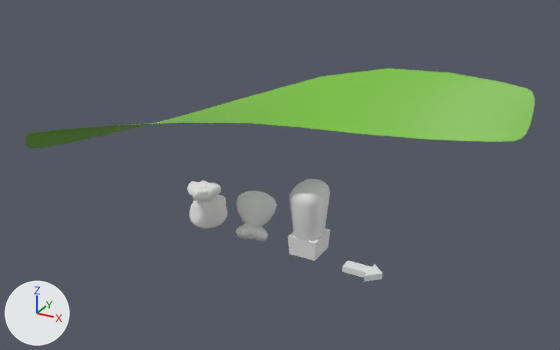
One commit to the Blender file etc/models.blend: the scene before it, then after it.
Both versions are drawn from a 50 mm camera at (10.0, -20.15, 12.78) aimed at (-0.1, -1.79, 3.6). Lighting does not change. The marker at lower left points along +X, +Y and +Z. The first picture is the older version.

The first picture shows 'Arrow', 'Base', 'Husk1', 'Kernal', 'Popped_0', 'Popped_1'.
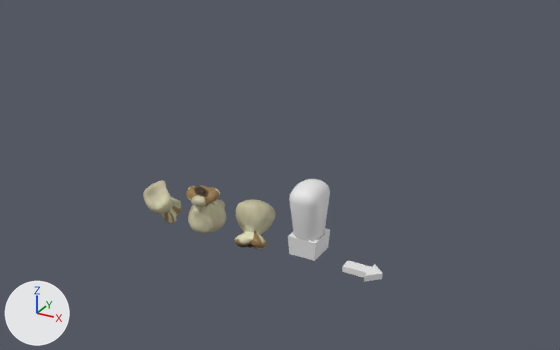
Boxes [x1, y1, x2, y2] around the edits, measured in the pictures (560 x 350 px):
'Husk1', deleted (green)
    before: [25, 68, 535, 149]
'Popped_0', recoloured, moved
    before: [236, 191, 277, 241]
    after: [235, 199, 275, 249]
'Popped_1', recoloured, moved
    before: [187, 181, 228, 229]
    after: [186, 185, 226, 233]
'Popped_2', added (beige)
    after: [143, 180, 181, 223]

Diff of the bpy script that builds the scene:
```diff
--- a/etc/models.blend.py
+++ b/etc/models.blend.py
@@ img_kernal_texture_png @@
+img_kernal_texture_png = load_image('kernal-texture.png', 'kernal-texture.png', 512, 512, 'sRGB')
@@ mat_poppedkernals @@
+mat_poppedkernals = principled_material('poppedkernals')
+mat_poppedkernals.texture = img_kernal_texture_png
@@ me_object_0_003 @@
 # used by ob_popped_0; location = (-2.0, 0.0, 1.4)
-me_object_0_003.from_pydata(...)  # 853 vertices, 1698 faces; spans x -0.66..0.73, y -1.06..0.65, z -1.19..0.57
+me_object_0_003.from_pydata(...)  # 853 vertices, 1698 faces; spans x -0.76..0.63, y -1.06..0.65, z -1.06..0.7
+# edits to the shape of me_object_0_003 do not show in these pictures
+me_object_0_003.materials.append(mat_poppedkernals)  # picture img_kernal_texture_png
@@ me_object_0_001 @@
 # used by ob_popped_1; location = (-4.0, 0.0, 0.62)
-me_object_0_001.from_pydata(...)  # 853 vertices, 1698 faces; spans x -0.72..0.65, y -0.68..0.87, z -0.48..1.16
+me_object_0_001.from_pydata(...)  # 853 vertices, 1698 faces; spans x -0.72..0.65, y -0.76..0.79, z -0.62..1.02
+# me_object_0_001 part 1: the whole mesh is moved by (0.0, -0.09, -0.14)
+me_object_0_001.materials.append(mat_poppedkernals)  # picture img_kernal_texture_png
@@ me_object_0_002 @@
+me_object_0_002.from_pydata(...)  # 853 vertices, 1698 faces; spans x -0.687..0.636, y -0.687..0.625, z -0.579..0.841
+me_object_0_002.materials.append(mat_poppedkernals)  # picture img_kernal_texture_png
@@ ob_popped_0 @@
 ob_popped_0 = bpy.data.objects.new('Popped_0', me_object_0_003)
-ob_popped_0.location = (-2.0, 0.0, 1.4)
+ob_popped_0.location = (-1.94, 0.0, 0.94)
@@ ob_husk1 @@
-ob_husk1 = bpy.data.objects.new('Husk1', me_plane)
-ob_husk1.location = (0.0, 0.0, 0.0)
@@ ob_popped_2 @@
+ob_popped_2 = bpy.data.objects.new('Popped_2', me_object_0_002)
+ob_popped_2.location = (-6.0, 0.0, 0.62)
+ob_popped_2.rotation_euler = (-0.72, -2.421, -0.753)  # degrees (-41, -139, -43)
```
